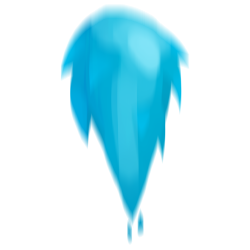
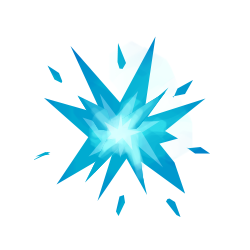
Revision of a layered 250x250 image; what changed, layer by layer:
added layer "Layer 11" (70%) above "Layer 10" over [104, 113, 142, 150]
added layer "Layer 10" above "Layer 9" over [34, 4, 210, 242]
added layer "Layer 9" above "Layer 5" over [34, 36, 210, 217]
hid "fireball" over [60, 4, 190, 245]
